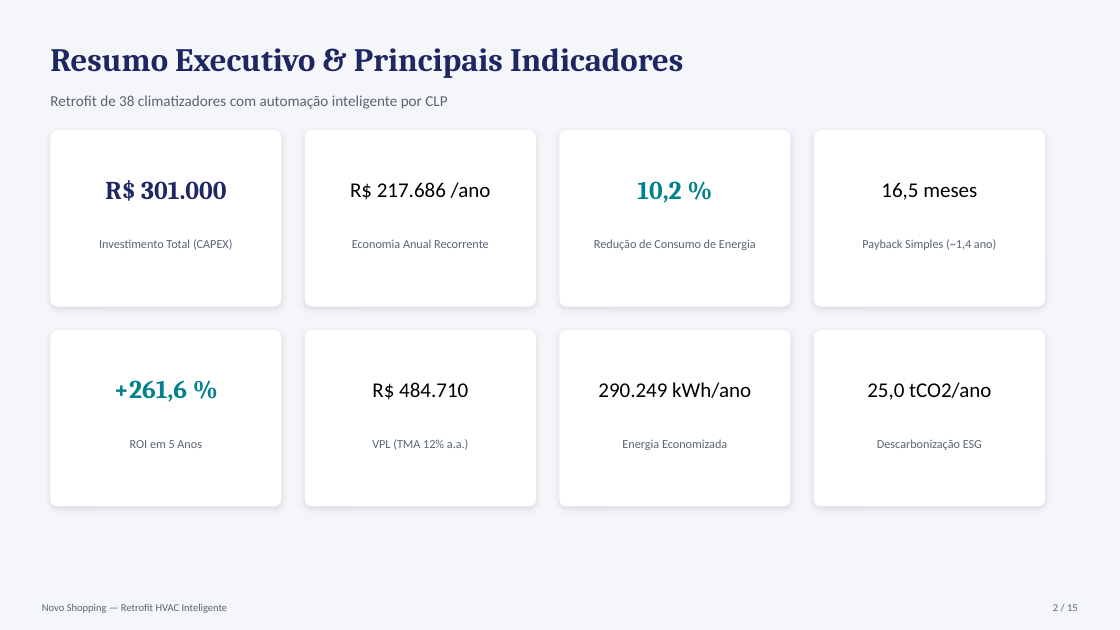
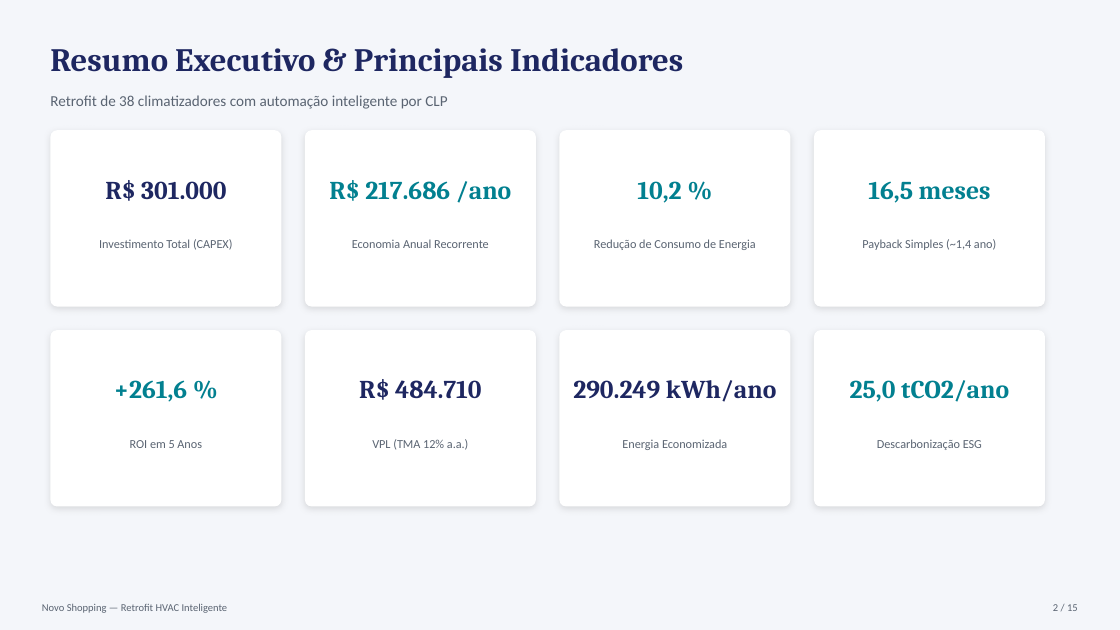
Before and after one commit to victorhugomota/analise-energetica-novo-shopping, a slide deck: slide 2 of Estudo_Viabilidade_Retrofit_HVAC_Novo_Shopping.pptx. Drawn at 1120x630 pixels with LibreOffice and Linux fonts; fonts in the diff are those of the drawing. Boxes give left, top, right and bottom in pixels: in the first picture for what was removed or moved away, otherwise in the second. Text is boxed around its words. In the diff, an @@ line names an element or a change of style, - is before the commit and + after.

```diff
--- a/Estudo_Viabilidade_Retrofit_HVAC_Novo_Shopping.pptx
+++ b/Estudo_Viabilidade_Retrofit_HVAC_Novo_Shopping.pptx
@@ text "R$ 484.710" at [359, 379, 482, 400]: size 18 to 22 pt, font Calibri to Cambria, text colour #000000 to #1E2761, bold on @@
@@ text "290.249 kWh/ano" at [573, 380, 776, 402]: size 18 to 22 pt, font Calibri to Cambria, text colour #000000 to #1E2761, bold on @@
@@ size 18 to 22 pt, font Calibri to Cambria, text colour #000000 to #028090, bold on in 3 elements at [329, 180, 511, 203], [868, 181, 991, 203], [850, 380, 1009, 402] @@
```
Also in this commit, not shown: 6 other slides changed, 1 other file.
